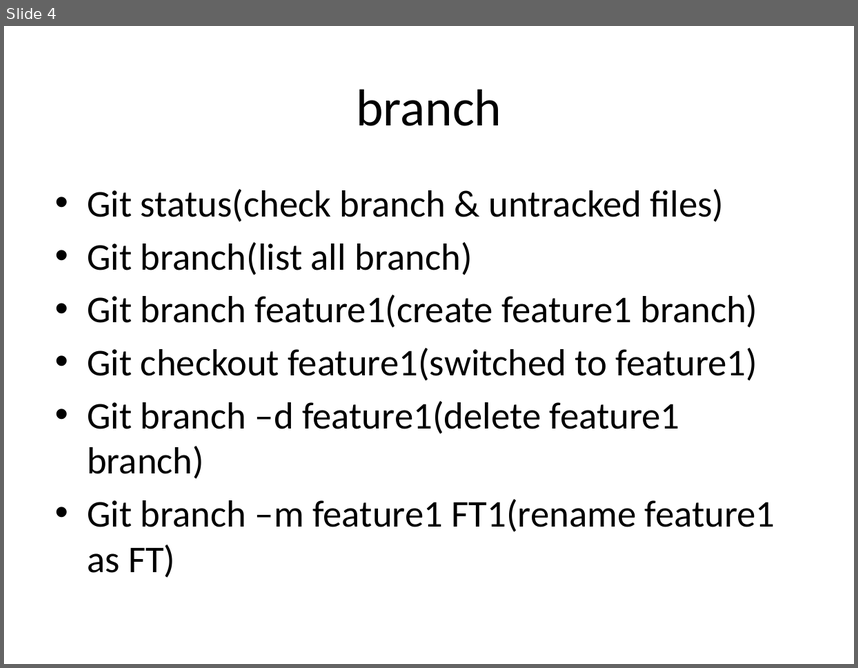
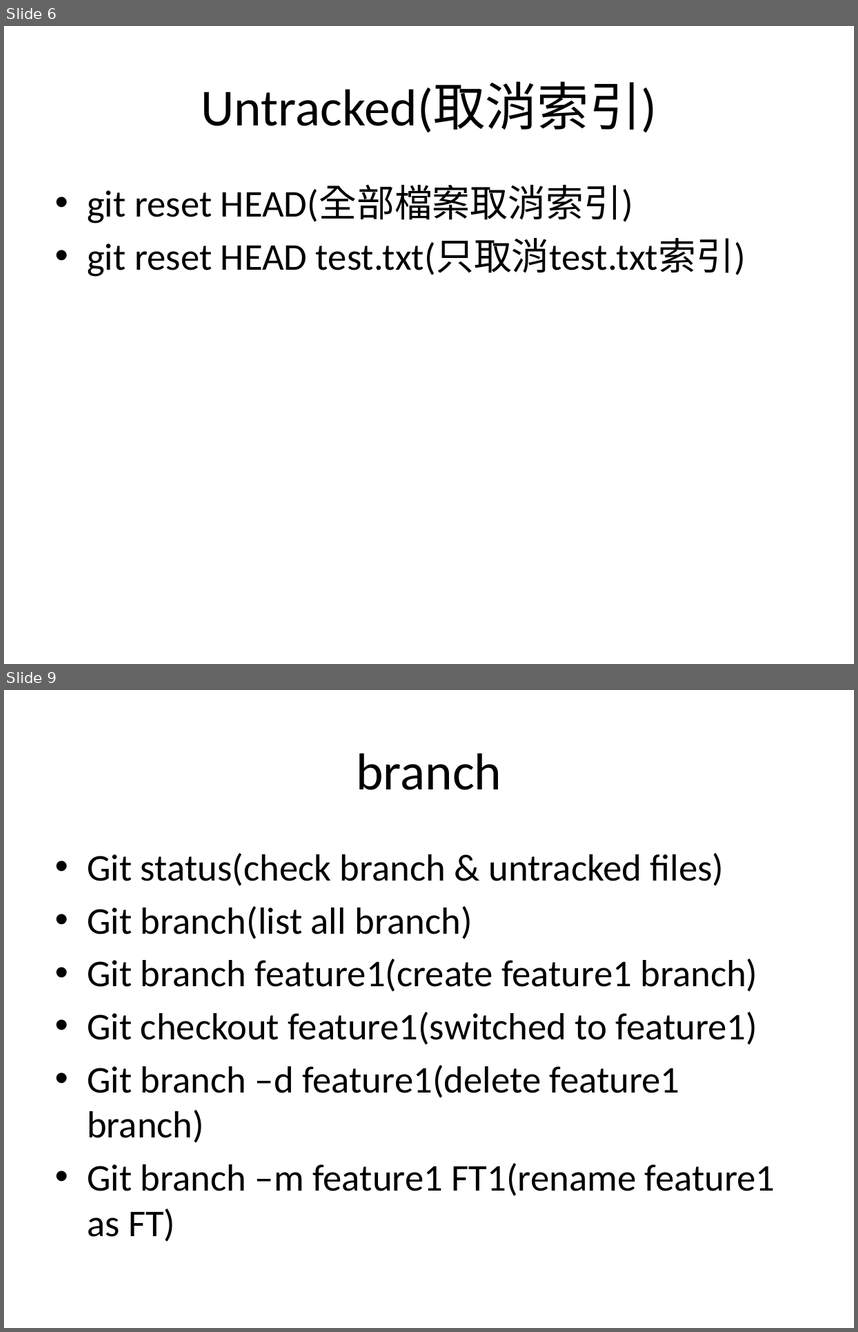
Before and after one commit to Howard0501/test, a slide deck: github_tutorial.pptx. Shown one above the other, each under a label of ours: slide 4 before the commit, slides 6 and 9 after it; the slides between them are not shown. The pictures are 858x668 and 858x1332 pixels, drawn with LibreOffice and Linux fonts; fonts in the diff are those of the drawing. Boxes give left, top, right and bottom in pixels: in the first picture for what was removed or moved away, otherwise in the second. Text is boxed around its words. In the diff, an @@ line names an element or a change of style, - is before the commit and + after.

```diff
--- a/github_tutorial.pptx
+++ b/github_tutorial.pptx
@@ slide 6 added at bbox=[4, 26, 854, 664], background #FFFFFF @@
@@ title added at bbox=[201, 82, 657, 133], 44 pt, text #000000 @@
+Untracked(取消索引)
@@ text added at bbox=[87, 185, 746, 276], 32 pt, text #000000 @@
+• git reset HEAD(全部檔案取消索引)
+• git reset HEAD test.txt(只取消test.txt索引)
@@ what was slide 4 is now slide 9 @@
```
Also in this commit, not shown: 1 slide changed, 6 other slides added, 1 slide removed.
